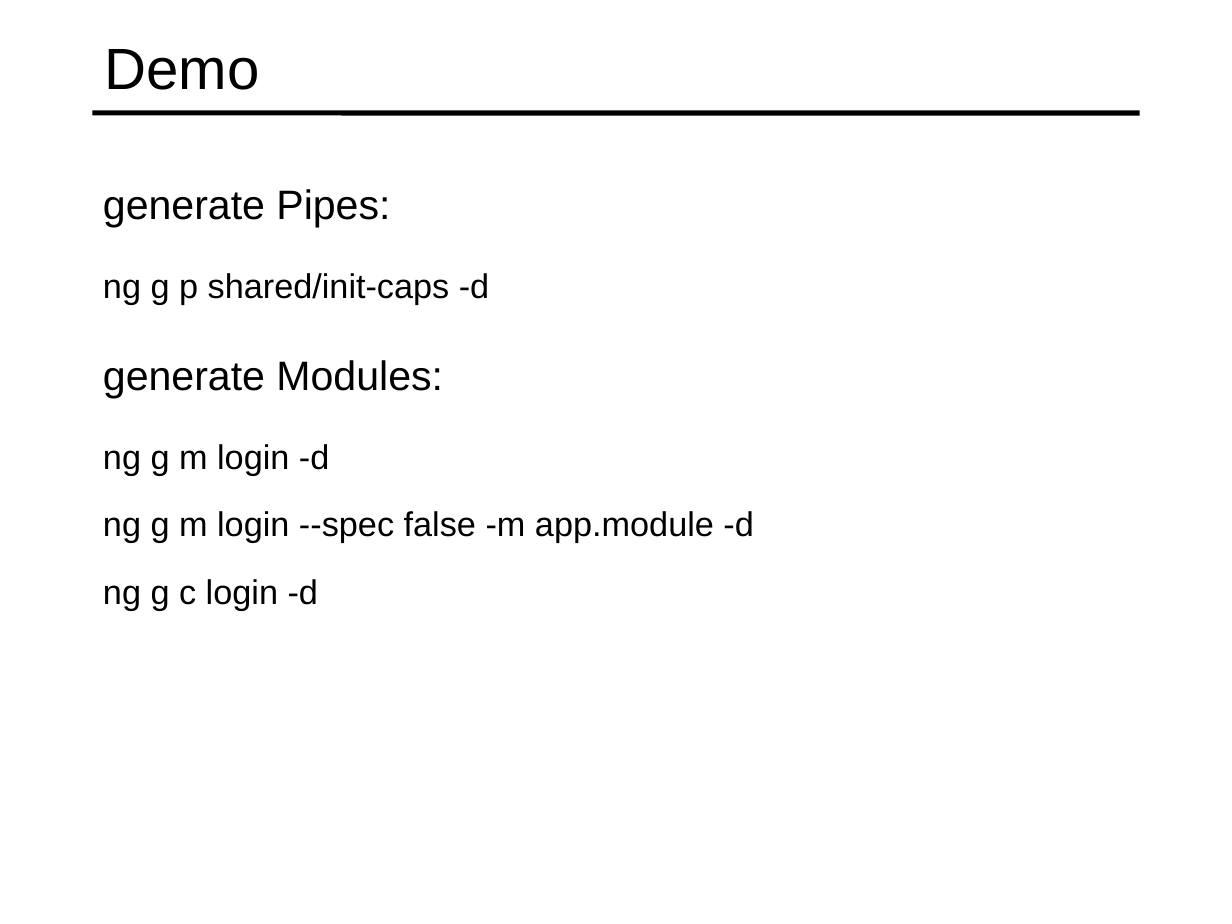
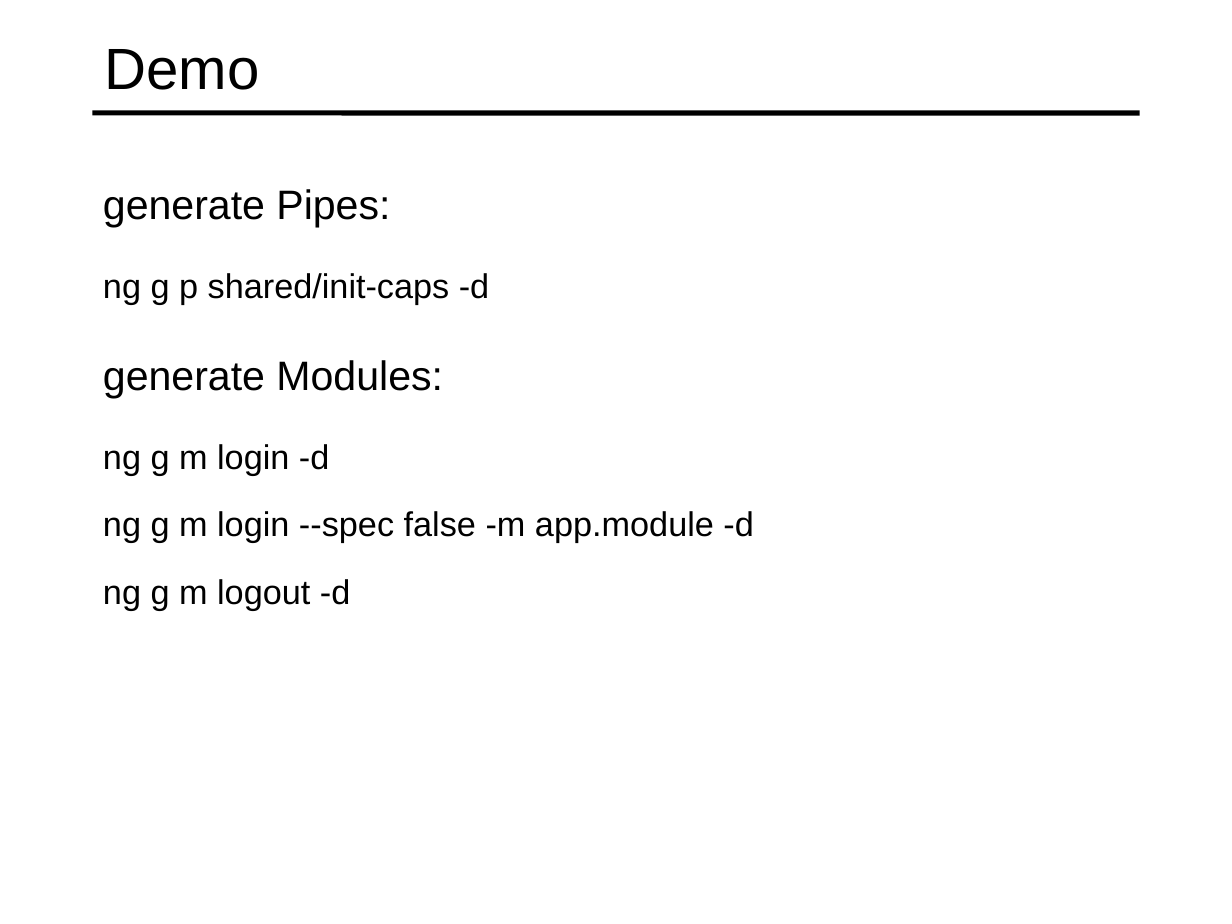
Before and after one commit to specter01wj/Jago_Link_Training, a slide deck: slide 12 of Angular/Angular7/Angular CLI/4.Generating Code from Blueprints/L4_Generating Code from Blueprints.ppt. Drawn at 1232x924 pixels with LibreOffice and Linux fonts; fonts in the diff are those of the drawing. Boxes give left, top, right and bottom in pixels: in the first picture for what was removed or moved away, otherwise in the second. Text is boxed around its words. In the diff, an @@ line names an element or a change of style, - is before the commit and + after.

```diff
--- a/Angular/Angular7/Angular CLI/4.Generating Code from Blueprints/L4_Generating Code from Blueprints.ppt
+++ b/Angular/Angular7/Angular CLI/4.Generating Code from Blueprints/L4_Generating Code from Blueprints.ppt
@@ text at (103,579,350,610): text changed @@
-  ng g c login -d
+  ng g m logout -d
```
Also in this commit, not shown: 55 other files.
